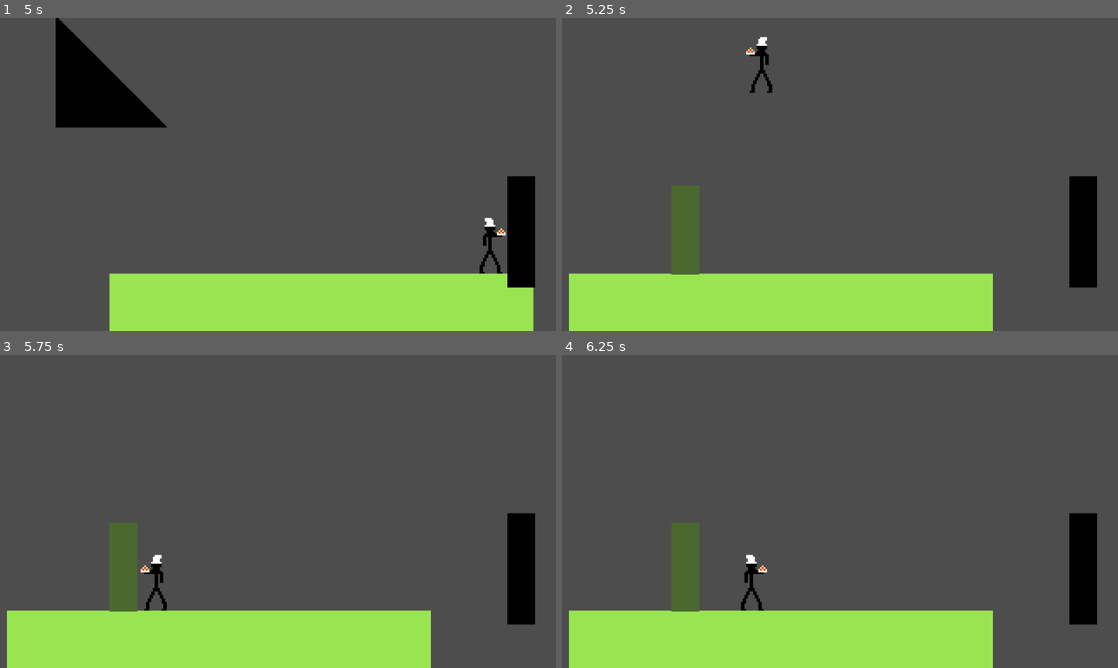
Above: before the commit, frames 1-4 (two rows, left to right).
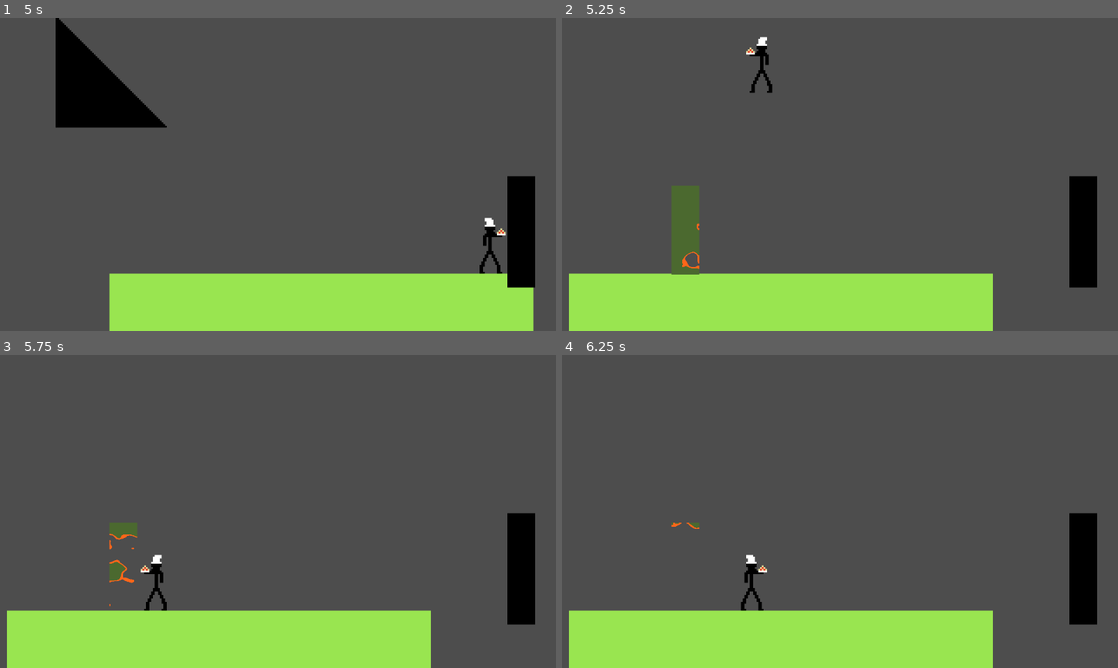
Above: after the commit, the same moments.

Repository: dfebs/falling-blocks-game-jam
Game: Godot game, scene res://main.tscn
The game is run twice, just before and just after one commit, with the same random seed, the same clock (stepped at 60 frames per second) and the same inputs. Sound files missing from this copy of the repository are replaced by a short silence.
Inputs:
- Up to frame 1 (5 s): click "Start Game" at 0.5 s; tap Enter at 1.25 s
- Up to frame 2 (5.25 s): no input
- Up to frame 3 (5.75 s): no input
- Up to frame 4 (6.25 s): no input

Frame 1 is identical in both runs. In frame 2, 0.1% of the frame differs, in the area x 21-25%, y 65-81%; in frame 3, 1.1%; in frame 4, 1.4%, in the area x 19-25%, y 53-82%.

Commit message:
add some fire fx

Diff:
--- /dev/null
+++ b/Assets/FX/burn.gdshader
@@ -0,0 +1,22 @@
+shader_type canvas_item;
+
+uniform sampler2D noise_texture : hint_default_white;
+uniform float progress : hint_range(0.0, 1.0) = 0.0;
+uniform float burn_size : hint_range(0.0, 0.1) = 0.05;
+uniform vec4 burn_color : source_color = vec4(1.0, 0.4, 0.1, 1.0);
+
+void fragment() {
+    vec4 tex_color = texture(TEXTURE, UV);
+    float noise_val = texture(noise_texture, UV).r;
+
+    // Check if the pixel should be burned away
+    if (noise_val < progress) {
+        discard;
+    } else if (noise_val < progress + burn_size) {
+        // Blend burn color at the edge
+        COLOR = burn_color;
+        COLOR.a = tex_color.a;
+    } else {
+        COLOR = tex_color;
+    }
+}
--- /dev/null
+++ b/Assets/FX/burnable_sprite.gd
@@ -0,0 +1,12 @@
+@tool
+extends Sprite2D
+
+func burn_away():
+	var tween = create_tween()
+	tween.tween_method(
+		func(val: float): material.set_shader_parameter("progress", val),
+		0.0, 1.0, 1.5 # From 0.0 to 1.0 over 1.5 seconds
+	)
+
+func _ready():
+	burn_away()
--- /dev/null
+++ b/Assets/FX/fire.tscn
@@ -0,0 +1,18 @@
+[gd_scene format=3 uid="uid://b7cimxcsejngf"]
+
+[sub_resource type="Gradient" id="Gradient_djvyk"]
+colors = PackedColorArray(0.9137255, 0.7529412, 0, 1, 1, 0.23921569, 0.13725491, 1)
+
+[node name="Fire" type="CPUParticles2D" unique_id=1545055470]
+amount = 128
+lifetime = 0.15000000000000002
+emission_shape = 1
+emission_sphere_radius = 2.0
+direction = Vector2(2, 0)
+spread = 180.0
+gravity = Vector2(0, -980)
+radial_accel_min = -200.0
+radial_accel_max = -70.0
+color = Color(1, 0.69803923, 0.23921569, 1)
+color_ramp = SubResource("Gradient_djvyk")
+hue_variation_max = 0.45
--- a/Levels/2_level.tscn
+++ b/Levels/2_level.tscn
@@ -3,16 +3,34 @@
 [ext_resource type="Script" uid="uid://c0uhkrt1c1g14" path="res://Levels/base_level.gd" id="1_0mpr0"]
 [ext_resource type="Texture2D" uid="uid://dn0l2bc00dmti" path="res://Assets/Ground.png" id="2_7sige"]
 [ext_resource type="Script" uid="uid://bljswni65fiea" path="res://Levels/Components/floor.gd" id="3_0mpr0"]
+[ext_resource type="Shader" uid="uid://dotryoqeuss4x" path="res://Assets/FX/burn.gdshader" id="4_wh3uu"]
+[ext_resource type="Script" uid="uid://ciqsfgxeu02en" path="res://Assets/FX/burnable_sprite.gd" id="5_7sige"]
 [ext_resource type="Texture2D" uid="uid://xsgtxl8hsnrg" path="res://Assets/Wall.png" id="5_w3qpl"]
 [ext_resource type="PackedScene" uid="uid://dqdnvob5eohes" path="res://Levels/Components/finish.tscn" id="6_ynuoq"]
 
 [sub_resource type="RectangleShape2D" id="RectangleShape2D_djvyk"]
 size = Vector2(244, 33)
 
-[sub_resource type="CompressedTexture2D" id="CompressedTexture2D_bmed6"]
-
 [sub_resource type="RectangleShape2D" id="RectangleShape2D_euswq"]
 size = Vector2(16, 51)
+
+[sub_resource type="Gradient" id="Gradient_oqdsy"]
+
+[sub_resource type="FastNoiseLite" id="FastNoiseLite_0dif4"]
+
+[sub_resource type="NoiseTexture2D" id="NoiseTexture2D_7sige"]
+width = 16
+height = 64
+noise = SubResource("FastNoiseLite_0dif4")
+color_ramp = SubResource("Gradient_oqdsy")
+invert = true
+
+[sub_resource type="ShaderMaterial" id="ShaderMaterial_wh3uu"]
+shader = ExtResource("4_wh3uu")
+shader_parameter/noise_texture = SubResource("NoiseTexture2D_7sige")
+shader_parameter/progress = 0.0
+shader_parameter/burn_size = 0.046000002185
+shader_parameter/burn_color = Color(1, 0.4, 0.1, 1)
 
 [node name="Level 2" type="Node2D" unique_id=1036830080 node_paths=PackedStringArray("start_marker", "finish")]
 process_mode = 1
@@ -40,10 +58,6 @@
 
 [node name="Walls" type="Node2D" parent="." unique_id=2065476380]
 
-[node name="Sprite2D" type="Sprite2D" parent="Walls" unique_id=1077123488]
-visible = false
-texture = SubResource("CompressedTexture2D_bmed6")
-
 [node name="StaticBody2D" type="StaticBody2D" parent="Walls" unique_id=527611245]
 position = Vector2(-89, 32)
 
@@ -52,9 +66,11 @@
 metadata/_edit_lock_ = true
 
 [node name="Sprite2D" type="Sprite2D" parent="Walls/StaticBody2D" unique_id=273624556]
+material = SubResource("ShaderMaterial_wh3uu")
 position = Vector2(0, -0.5)
 scale = Vector2(1, 0.796875)
 texture = ExtResource("5_w3qpl")
+script = ExtResource("5_7sige")
 metadata/_edit_lock_ = true
 
 [node name="Finish" parent="." unique_id=1237677327 instance=ExtResource("6_ynuoq")]
Not shown, added: Assets/FX/burn.gdshader.uid
Not shown, added: Assets/FX/burnable_sprite.gd.uid
